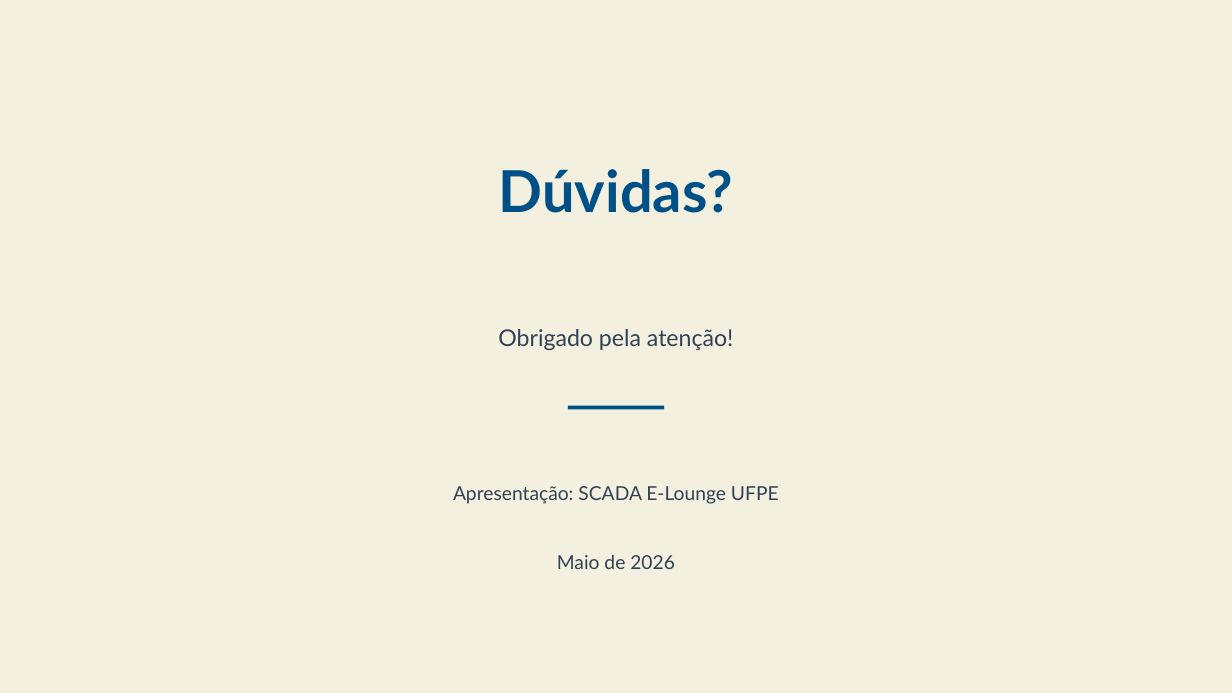
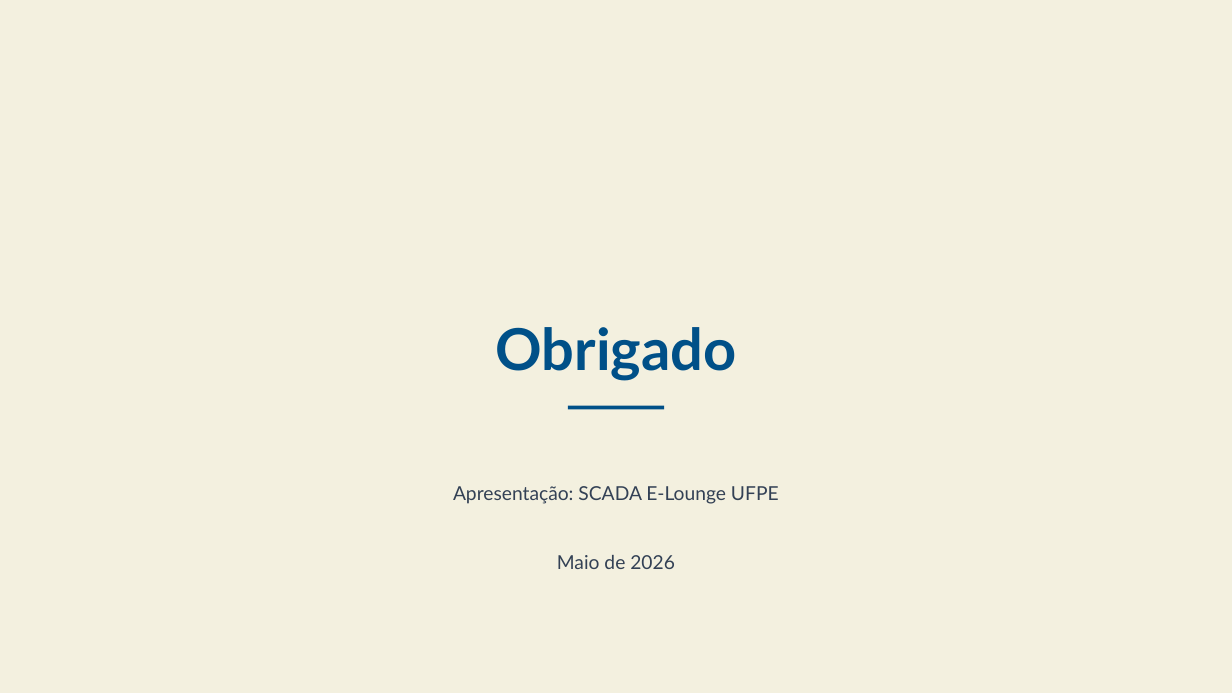
Before and after one commit to juliusRomanzeira/Supervisorios1, a slide deck: slide 12 of Apresentação/SCADA E-Lounge UFPE.pptx. Drawn at 1232x693 pixels with LibreOffice and Linux fonts; fonts in the diff are those of the drawing; background and template pictures are left out. Boxes give left, top, right and bottom in pixels: in the first picture for what was removed or moved away, otherwise in the second. Text is boxed around its words. In the diff, an @@ line names an element or a change of style, - is before the commit and + after.

```diff
--- a/Apresentação/SCADA E-Lounge UFPE.pptx
+++ b/Apresentação/SCADA E-Lounge UFPE.pptx
@@ text removed at bbox=[499, 169, 733, 213] @@
-Dúvidas?
@@ text at bbox=[495, 327, 736, 381]: text changed; size 18 to 45 pt; text colour #334155 to #005088; bold on @@
-Obrigado pela atenção!
+Obrigado
```
Also in this commit, not shown: 7 other slides changed, 1 slide removed, 8 other files.
